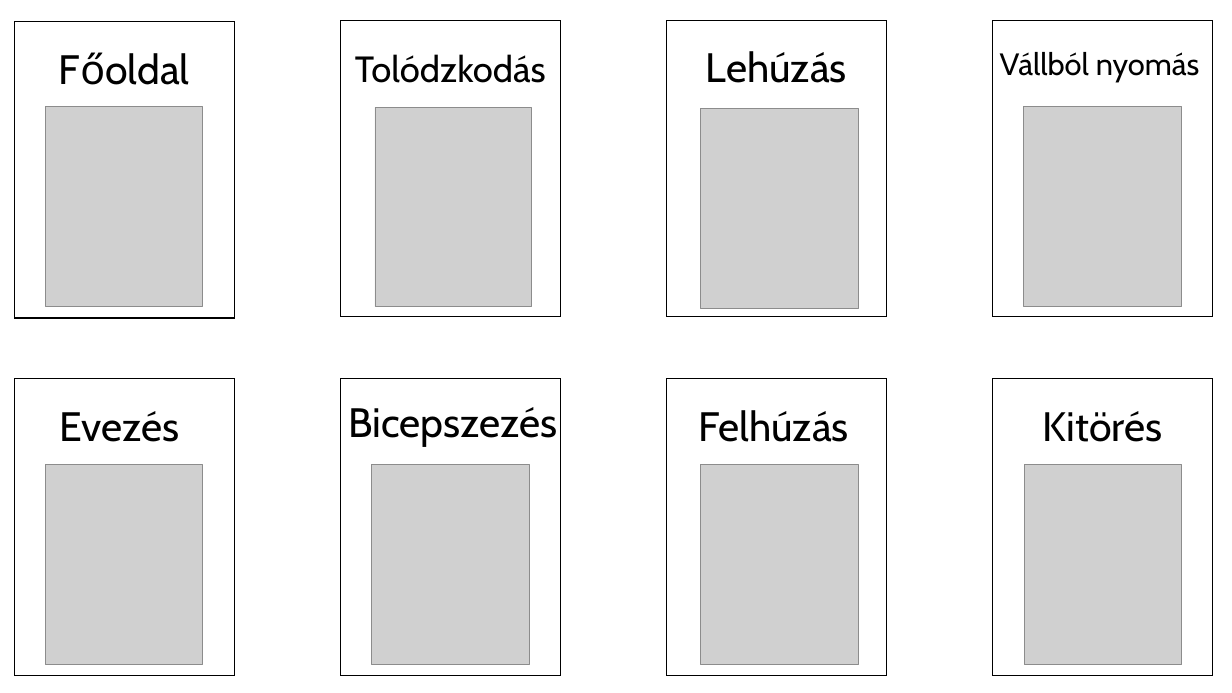
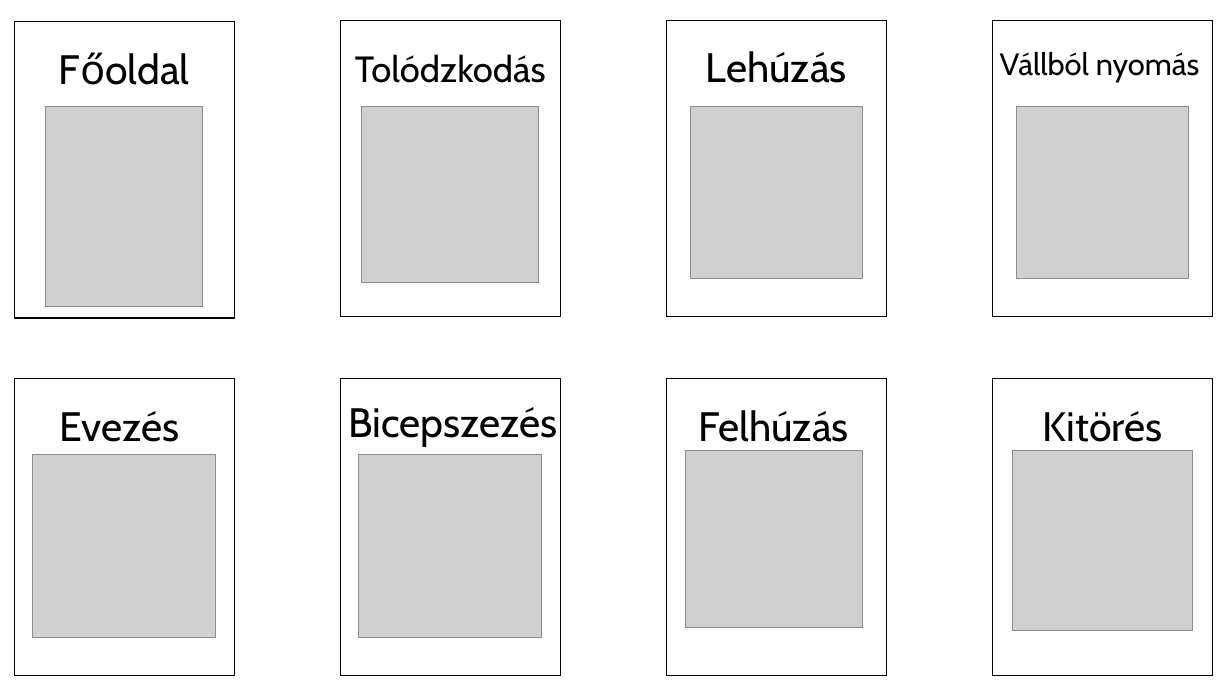
Before and after one commit to SajtosPogacsa/Kondiprojekt, a slide deck: slide 1 of Plakát.pptx. Drawn at 1232x693 pixels with LibreOffice and Linux fonts; fonts in the diff are those of the drawing; grey boxes stand for pictures. Boxes give left, top, right and bottom in pixels: in the first picture for what was removed or moved away, otherwise in the second. Text is boxed around its words. In the diff, an @@ line names an element or a change of style, - is before the commit and + after.

Commit message:
Plakát

```diff
--- a/Plakát.pptx
+++ b/Plakát.pptx
@@ picture resized from (x1=375, y1=107, x2=531, y2=306) to (x1=362, y1=106, x2=539, y2=283) @@
@@ picture resized from (x1=701, y1=108, x2=859, y2=309) to (x1=690, y1=106, x2=862, y2=278) @@
@@ picture resized from (x1=1024, y1=106, x2=1181, y2=307) to (x1=1017, y1=106, x2=1189, y2=279) @@
@@ picture resized from (x1=45, y1=465, x2=202, y2=665) to (x1=32, y1=455, x2=215, y2=638) @@
@@ picture resized from (x1=372, y1=465, x2=529, y2=665) to (x1=359, y1=455, x2=541, y2=637) @@
@@ picture resized from (x1=701, y1=465, x2=859, y2=665) to (x1=686, y1=451, x2=862, y2=628) @@
@@ picture resized from (x1=1024, y1=465, x2=1181, y2=665) to (x1=1013, y1=451, x2=1193, y2=631) @@
```
